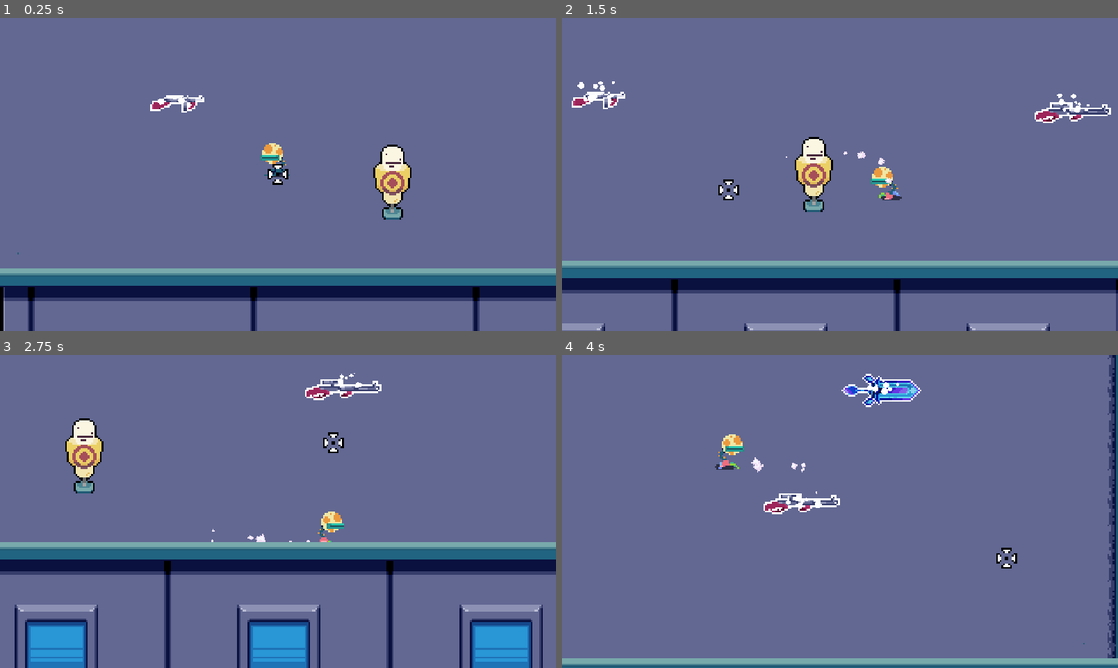
Above: before the commit, frames 1-4 (two rows, left to right).
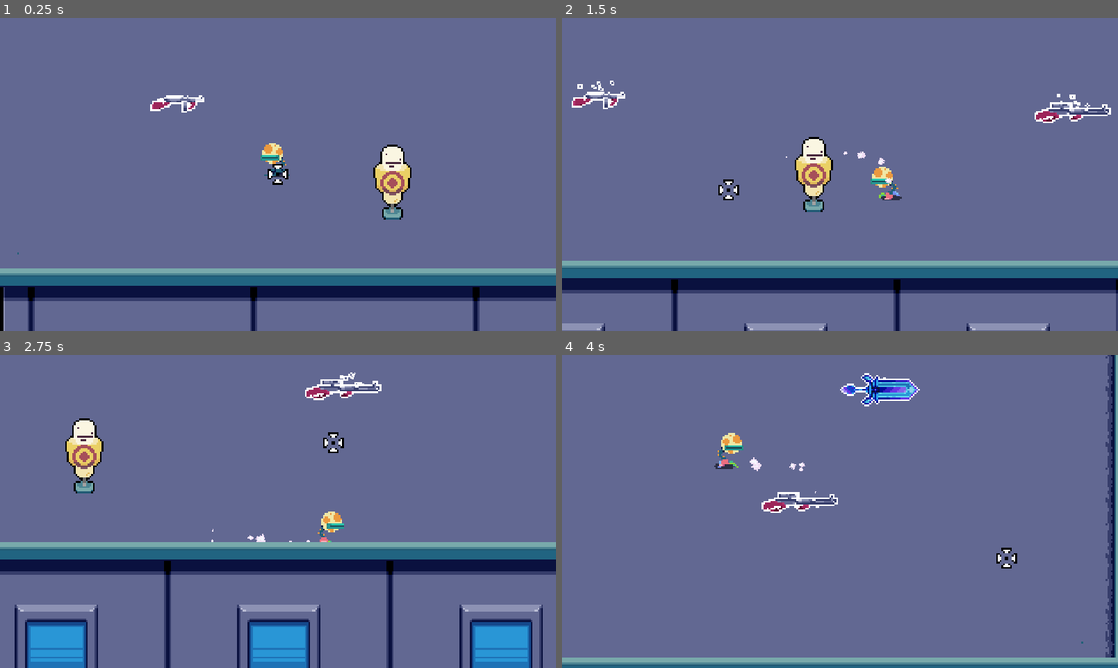
Above: after the commit, the same moments.

Repository: gisotra/protoroguelike
Game: Godot game, scene res://scenes/levels/lobby_room.tscn
The game is run twice, just before and just after one commit, with the same random seed, the same clock (stepped at 60 frames per second) and the same inputs.
Inputs (mouse positions are in pixels of both pictures, inside the frame that each line leads up to):
- Up to frame 1 (0.25 s): no input
- Up to frame 2 (1.5 s): move the mouse to (962, 158) at 0.52 s; press the mouse at (962, 158) at 0.53 s; hold D (move_right) 0.53-1.28 s; move the mouse to (728, 190) at 1.27 s; release the mouse at (728, 190) at 1.28 s; hold S (move_down) from 1.28 s (still down); right-click (728, 190) at 1.35 s
- Up to frame 3 (2.75 s): click (166, 527) at 1.55 s; move the mouse to (333, 442) at 2.02 s; release S (move_down) at 2.03 s; press the mouse at (333, 442) at 2.03 s; hold D (move_right) from 2.03 s (still down)
- Up to frame 4 (4 s): move the mouse to (812, 574) at 2.77 s; release D (move_right) at 2.78 s; release the mouse at (812, 574) at 2.78 s; hold W (move_up) 2.78-3.53 s; tap E (interact) at 2.85 s; click (812, 574) at 3.05 s; move the mouse to (1006, 558) at 3.52 s; press the mouse at (1006, 558) at 3.53 s; hold A (move_left) from 3.53 s (still down); tap Space (switch_weapons) at 3.6 s

The runs differ from the first frame. In frame 1, less than 0.1% of the frame differs, in the area x 28-34%, y 25-28%; in frame 2, 0.1%; in frame 3, less than 0.1%; in frame 4, 3.4%, in the area x 0-100%, y 0-100%.

Commit message:
some fixes

Diff:
--- a/scenes/camera/scripts/camera.gd
+++ b/scenes/camera/scripts/camera.gd
@@ -10,8 +10,8 @@
 
 #Mouse Oriented Camera
 var desired_offset: Vector2
-var min_off_set = -50
-var max_off_set = 50
+var min_off_set = -150
+var max_off_set = 150
 
 #Shake
 var shake_fade: float = 10.0
--- a/scenes/weapons/drop_shining.tscn
+++ b/scenes/weapons/drop_shining.tscn
@@ -1,14 +1,20 @@
-[gd_scene load_steps=6 format=3 uid="uid://bpupxjsevyybh"]
+[gd_scene load_steps=7 format=3 uid="uid://bpupxjsevyybh"]
 
-[ext_resource type="Texture2D" uid="uid://ci230ejxvvmeq" path="res://scenes/scenary/visuals/fire.png" id="1_k208g"]
+[ext_resource type="Texture2D" uid="uid://dfx2vmd4wcs74" path="res://scenes/weapons/FX/drop_shine_particles.png" id="1_jdnan"]
 [ext_resource type="Script" uid="uid://do05rldfmc1rm" path="res://scenes/scenary/scripts/lobby_firepit.gd" id="2_i14gk"]
 
-[sub_resource type="Curve" id="Curve_juon5"]
-_data = [Vector2(0, 0), 0.0, 0.0, 0, 0, Vector2(1e-05, 0.712209), 0.0, 0.0, 0, 0, Vector2(0.33894944, 0.56686014), 0.0, 0.0, 0, 0, Vector2(0.8444004, 0.24709272), -1.6447492, 0.0, 0, 0, Vector2(1, 0), 0.0, 0.0, 0, 0]
-point_count = 5
+[sub_resource type="CanvasItemMaterial" id="CanvasItemMaterial_4jm6u"]
+particles_animation = true
+particles_anim_h_frames = 6
+particles_anim_v_frames = 1
+particles_anim_loop = false
+
+[sub_resource type="Curve" id="Curve_yyswi"]
+_data = [Vector2(0, 1), 0.0, 0.0, 0, 0, Vector2(0.8478477, 0.93023217), 0.0, 0.0, 0, 0, Vector2(1, 0), -0.6613204, 0.0, 0, 0]
+point_count = 3
 
 [sub_resource type="CurveTexture" id="CurveTexture_rbehg"]
-curve = SubResource("Curve_juon5")
+curve = SubResource("Curve_yyswi")
 
 [sub_resource type="ParticleProcessMaterial" id="ParticleProcessMaterial_fu6u5"]
 particle_flag_disable_z = true
@@ -19,13 +25,14 @@
 initial_velocity_min = 5.0
 initial_velocity_max = 10.0
 gravity = Vector3(0, -10, 0)
-scale_min = 0.19999999
-scale_max = 0.5
 scale_curve = SubResource("CurveTexture_rbehg")
+anim_offset_max = 1.0
 
 [node name="firepit" type="GPUParticles2D"]
+z_index = -1
+material = SubResource("CanvasItemMaterial_4jm6u")
 amount = 10
-texture = ExtResource("1_k208g")
+texture = ExtResource("1_jdnan")
 lifetime = 0.85
 explosiveness = 0.22
 fixed_fps = 60
--- a/scenes/weapons/swords/sword.tscn
+++ b/scenes/weapons/swords/sword.tscn
@@ -15,6 +15,7 @@
 [node name="outline" type="Sprite2D" parent="sword_sprite"]
 
 [node name="firepit" parent="sword_sprite" instance=ExtResource("3_tpw2o")]
+z_index = -1
 
 [node name="AnimationPlayer" type="AnimationPlayer" parent="."]
 
Binary file added: scenes/weapons/FX/drop_shine_particles.png
Not shown, added: scenes/weapons/FX/drop_shine_particles.png.import
